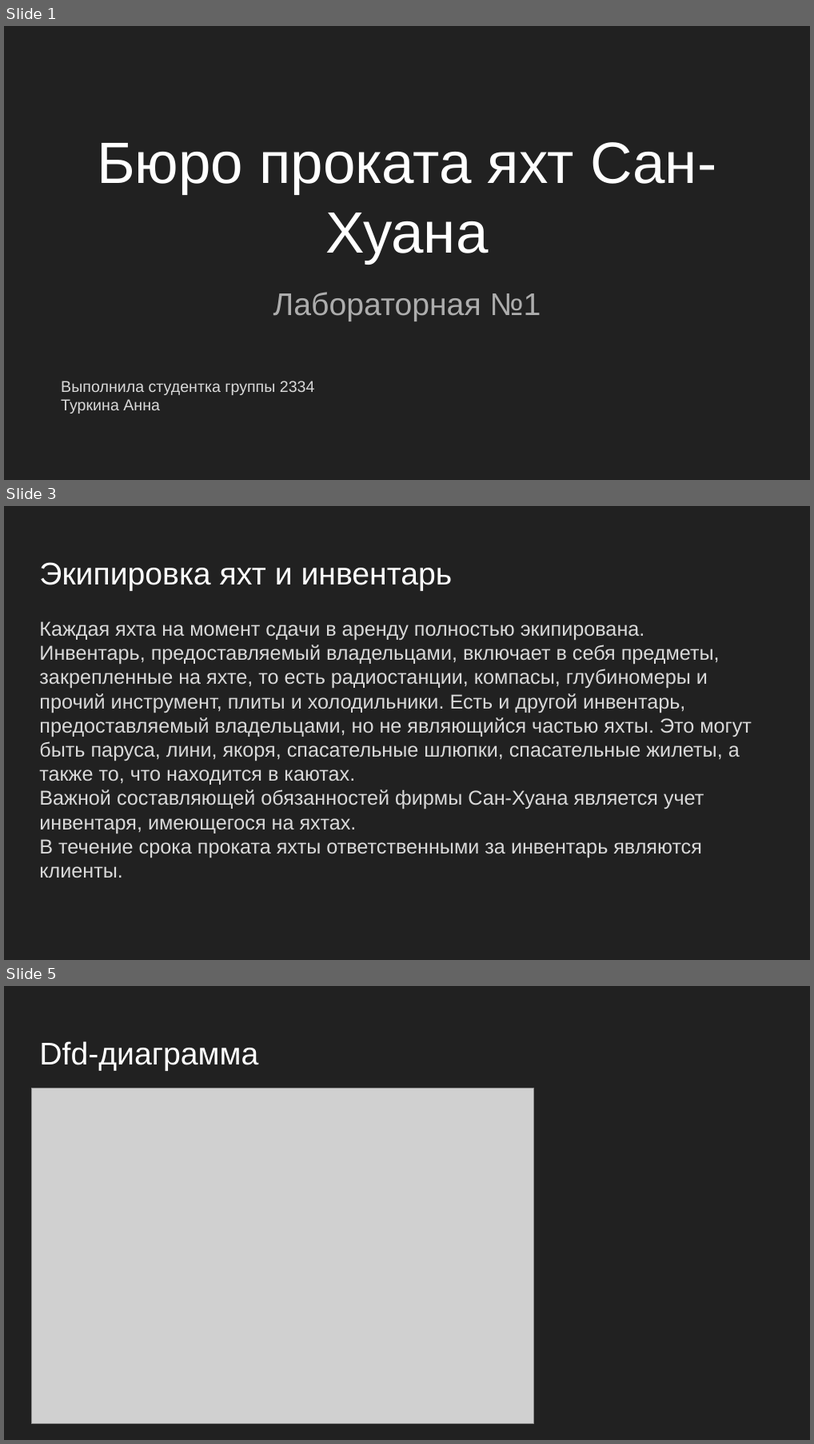
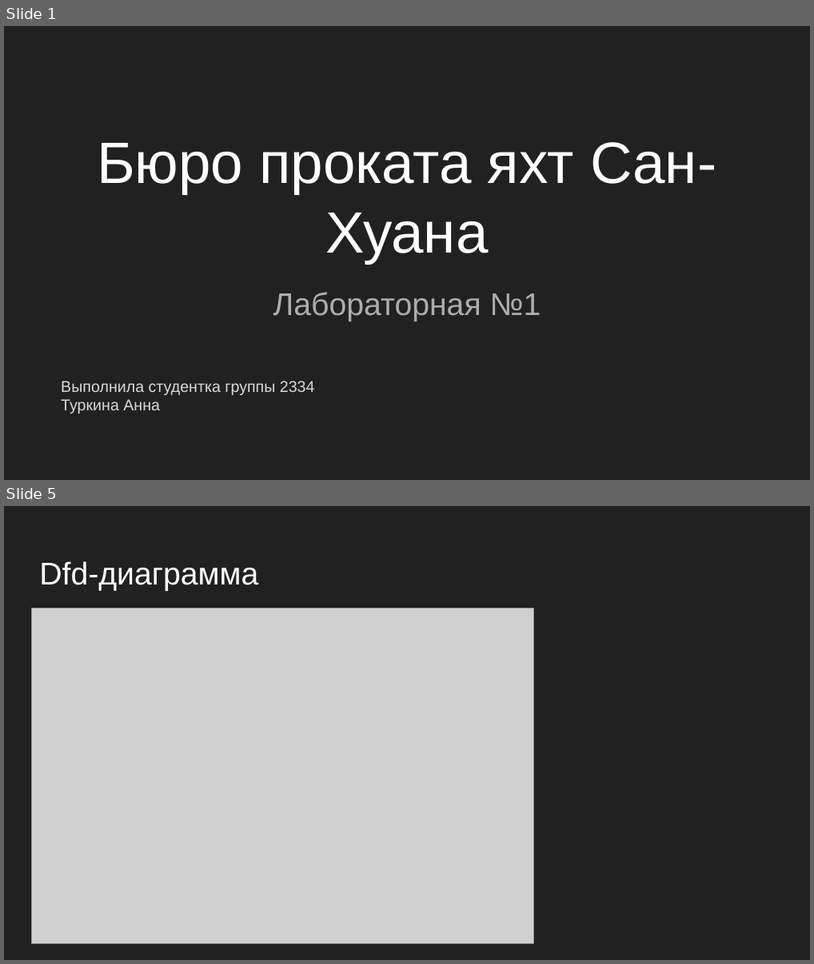
Before and after one commit to TonikX/ITMO_FSPO_DataBases_2020-2021, a slide deck: students/y2334/Turkina Anna/Бюро проката яхт.pptx. Shown one above the other, each under a label of ours: slides 1, 3 and 5 before the commit, slides 1 and 5 after it; the slides between them are not shown. The pictures are 814x1444 and 814x964 pixels, drawn with LibreOffice and Linux fonts; fonts in the diff are those of the drawing; grey boxes stand for pictures. Boxes give left, top, right and bottom in pixels: in the first picture for what was removed or moved away, otherwise in the second. Text is boxed around its words. In the diff, an @@ line names an element or a change of style, - is before the commit and + after.

Commit message:
Презентация Бюро проката яхт

```diff
--- a/students/y2334/Turkina Anna/Бюро проката яхт.pptx
+++ b/students/y2334/Turkina Anna/Бюро проката яхт.pptx
@@ slide 3 removed at bbox=[4, 506, 810, 960], background #212121 @@
@@ title removed at bbox=[39, 562, 453, 591] @@
-Экипировка яхт и инвентарь
@@ text removed at bbox=[39, 621, 752, 878] @@
-Каждая яхта на момент сдачи в аренду полностью экипирована.
-Инвентарь, предоставляемый владельцами, включает в себя предметы, закрепленные на яхте, то есть радиостанции, компасы, глубиномеры и прочий инструмент, плиты и холодильники. Есть и другой инвентарь, предоставляемый владельцами, но не являющийся частью яхты. Это могут быть паруса, лини, якоря, спасательные шлюпки, спасательные жилеты, а также то, что находится в каютах.
-Важной составляющей обязанностей фирмы Сан-Хуана является учет инвентаря, имеющегося на яхтах.
-В течение срока проката яхты ответственными за инвентарь являются клиенты.
```
Also in this commit, not shown: 1 slide changed, 2 slides added, 1 other slide removed.
